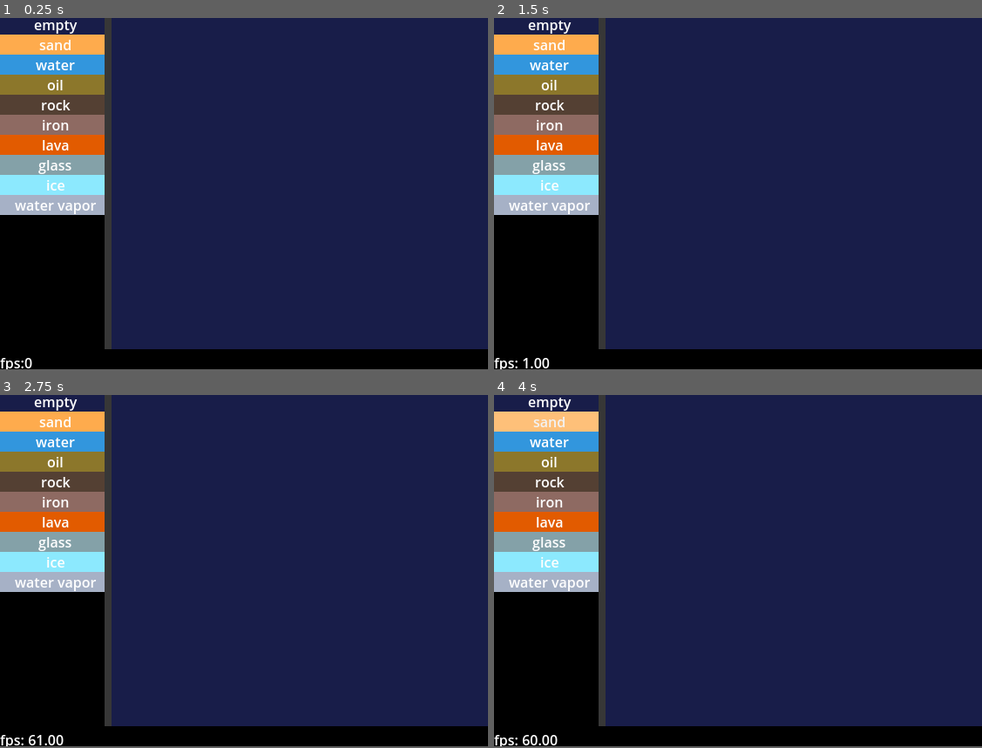
Above: before the commit, frames 1-4 (two rows, left to right).
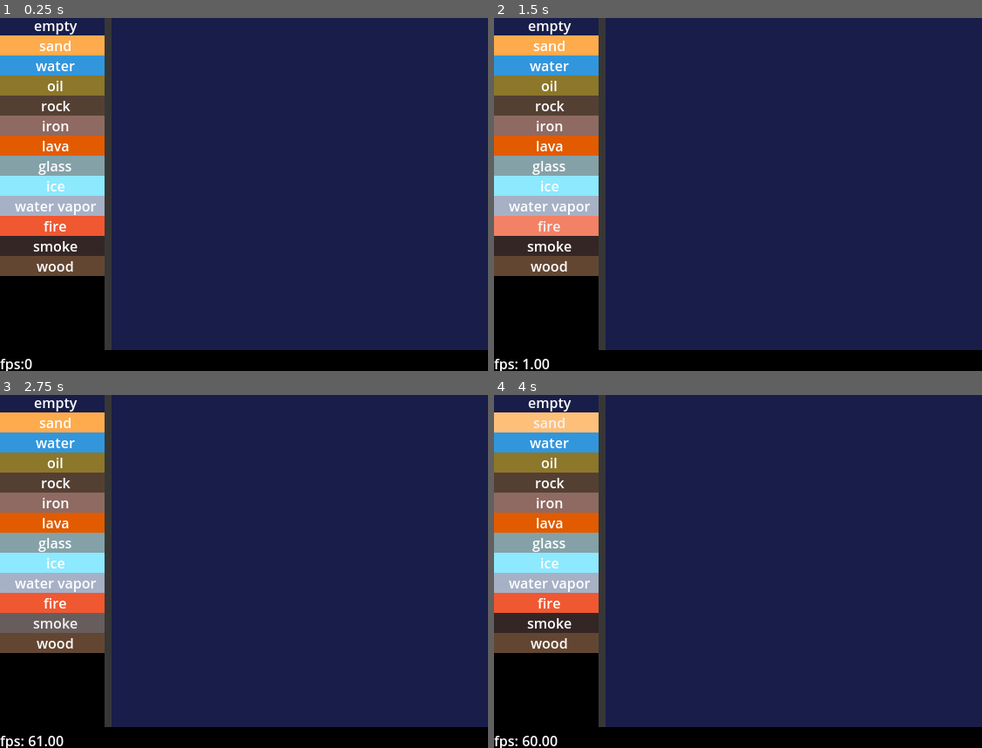
Above: after the commit, the same moments.

Repository: kiwijuice56/sand-spoon
Game: Godot game, scene res://main/main.tscn
The game is run twice, just before and just after one commit, with the same random seed, the same clock (stepped at 60 frames per second) and the same inputs.
Inputs (mouse positions are in pixels of both pictures, inside the frame that each line leads up to):
- Up to frame 1 (0.25 s): no input
- Up to frame 2 (1.5 s): click "empty" at 0.5 s; click (547, 226) at 1.25 s, where only the run after the commit has a clickable "fire"
- Up to frame 3 (2.75 s): click (53, 620) at 2 s, where only the run after the commit has a clickable "smoke"
- Up to frame 4 (4 s): click (547, 642) at 2.75 s, where only the run after the commit has a clickable "wood"; click "sand" at 3.5 s
In our replay, the window is 560x403 before the commit and 560x405 after it. These sizes can differ from the game's own. Grey fills any space a smaller window leaves; there, only what the larger window draws over its background counts as a difference.

The runs differ from the first frame. In frame 1, 5.2% of the frame differs, in the area x 0-100%, y 0-100%; in frame 2, 5.2%; in frame 3, 5.3%; in frame 4, 5.3%.

Commit message:
Fire and burning

Diff:
--- a/main/main.tscn
+++ b/main/main.tscn
@@ -16,6 +16,9 @@
 [ext_resource type="Resource" uid="uid://c7b8cfugwtddk" path="res://main/simulation/element/solid/glass.tres" id="12_21fqx"]
 [ext_resource type="Resource" uid="uid://bsleucppukqqv" path="res://main/simulation/element/solid/ice.tres" id="13_pqvew"]
 [ext_resource type="Resource" uid="uid://gj82jp5hguq" path="res://main/simulation/element/fluid/water_vapor.tres" id="14_vb41q"]
+[ext_resource type="Resource" uid="uid://bqaxylj8854bp" path="res://main/simulation/element/fluid/fire.tres" id="15_65xk6"]
+[ext_resource type="Resource" uid="uid://bgkbc65vhh6cn" path="res://main/simulation/element/fluid/smoke.tres" id="16_mq8vw"]
+[ext_resource type="Resource" uid="uid://cdqauikpfjgj3" path="res://main/simulation/element/solid/wood.tres" id="17_kc8vj"]
 
 [sub_resource type="Image" id="Image_6yi0h"]
 data = {
@@ -41,7 +44,7 @@
 [sub_resource type="Environment" id="Environment_f0vau"]
 background_mode = 3
 glow_enabled = true
-glow_intensity = 3.31
+glow_intensity = 1.8
 
 [node name="Main" type="Node"]
 
@@ -73,7 +76,7 @@
 simulation_size = Vector2i(72, 64)
 simulation_scale = 6
 chunk_size = 8
-elements = Array[ExtResource("2_55j5a")]([ExtResource("4_oq8 …(185 unchanged characters)… rce("13_pqvew"), ExtResource("14_vb41q")])
+elements = Array[ExtResource("2_55j5a")]([ExtResource("4_oq8 …(185 unchanged characters)… rce("13_pqvew"), ExtResource("14_vb41q"), ExtResource("15_65xk6"), ExtResource("16_mq8vw"), ExtResource("17_kc8vj")])
 
 [node name="Painter" type="Node" parent="VBoxContainer/HBoxContainer/Simulation" node_paths=PackedStringArray("sim", "selector")]
 script = ExtResource("3_3diiu")
--- /dev/null
+++ b/main/simulation/element/fluid/fire.tres
@@ -0,0 +1,29 @@
+[gd_resource type="Resource" script_class="Fluid" load_steps=4 format=3 uid="uid://bqaxylj8854bp"]
+
+[ext_resource type="Script" path="res://main/simulation/element/fluid/fluid.gd" id="1_h5mnf"]
+
+[sub_resource type="Gradient" id="Gradient_2iys2"]
+offsets = PackedFloat32Array(0, 0.995)
+colors = PackedColorArray(2, 0.72, 0.49, 1, 2.5, 1.2, 1, 1)
+
+[sub_resource type="GradientTexture1D" id="GradientTexture1D_x1jki"]
+gradient = SubResource("Gradient_2iys2")
+use_hdr = true
+
+[resource]
+script = ExtResource("1_h5mnf")
+color_gradient = SubResource("GradientTexture1D_x1jki")
+viscosity = 0.5
+density = 0.3
+gravity_down = false
+unique_name = "fire"
+ui_color = Color(0.94, 0.34592, 0.1974, 1)
+initial_temperature = 1900.0
+conductivity = 0.01
+high_heat_point = -1.0
+high_heat_transformation = "empty"
+low_heat_point = 1500.0
+low_heat_transformation = "smoke"
+decay_proportion = 0.06
+decay_transformation = "smoke"
+skip_proportion = 0.4
--- a/main/simulation/element/fluid/lava.tres
+++ b/main/simulation/element/fluid/lava.tres
@@ -2,26 +2,28 @@
 
 [ext_resource type="Script" path="res://main/simulation/element/fluid/fluid.gd" id="1_n3dfq"]
 
-[sub_resource type="Gradient" id="Gradient_iwa17"]
-offsets = PackedFloat32Array(0, 0.461347, 1)
-colors = PackedColorArray(1.1, 0.4, 0.184, 1, 1.25, 0.751, 0.35, 1, 1.7, 1.5, 1.5, 1)
+[sub_resource type="Gradient" id="Gradient_2iys2"]
+offsets = PackedFloat32Array(0, 0.995)
+colors = PackedColorArray(2, 0.72, 0.49, 1, 2.5, 1.2, 1, 1)
 
-[sub_resource type="GradientTexture1D" id="GradientTexture1D_05i4b"]
-gradient = SubResource("Gradient_iwa17")
+[sub_resource type="GradientTexture1D" id="GradientTexture1D_06wvk"]
+gradient = SubResource("Gradient_2iys2")
 use_hdr = true
 
 [resource]
 script = ExtResource("1_n3dfq")
-color_gradient = SubResource("GradientTexture1D_05i4b")
+color_gradient = SubResource("GradientTexture1D_06wvk")
 viscosity = 1.0
 density = 3100.0
 gravity_down = true
 unique_name = "lava"
 ui_color = Color(0.89, 0.356, 0, 1)
-skip_proportion = 0.6
 initial_temperature = 1300.0
 conductivity = 0.02
 high_heat_point = -1.0
 high_heat_transformation = "empty"
 low_heat_point = 600.0
 low_heat_transformation = "rock"
+decay_proportion = 0.0
+decay_transformation = "empty"
+skip_proportion = 0.6
--- a/main/simulation/element/fluid/oil.tres
+++ b/main/simulation/element/fluid/oil.tres
@@ -16,10 +16,12 @@
 gravity_down = true
 unique_name = "oil"
 ui_color = Color(0.55, 0.468967, 0.176, 1)
-skip_proportion = 0.3
 initial_temperature = 293.0
-conductivity = 0.5
-high_heat_point = -1.0
-high_heat_transformation = "empty"
+conductivity = 0.1
+high_heat_point = 500.0
+high_heat_transformation = "fire"
 low_heat_point = -1.0
 low_heat_transformation = "empty"
+decay_proportion = 0.0
+decay_transformation = "empty"
+skip_proportion = 0.3
--- /dev/null
+++ b/main/simulation/element/fluid/smoke.tres
@@ -0,0 +1,28 @@
+[gd_resource type="Resource" script_class="Fluid" load_steps=4 format=3 uid="uid://bgkbc65vhh6cn"]
+
+[ext_resource type="Script" path="res://main/simulation/element/fluid/fluid.gd" id="1_nrcfx"]
+
+[sub_resource type="Gradient" id="Gradient_6y87w"]
+colors = PackedColorArray(0.2, 0.146, 0.146, 1, 0.31, 0.2604, 0.2604, 1)
+
+[sub_resource type="GradientTexture1D" id="GradientTexture1D_ek3mb"]
+gradient = SubResource("Gradient_6y87w")
+use_hdr = true
+
+[resource]
+script = ExtResource("1_nrcfx")
+color_gradient = SubResource("GradientTexture1D_ek3mb")
+viscosity = 0.6
+density = 0.01
+gravity_down = false
+unique_name = "smoke"
+ui_color = Color(0.211765, 0.156863, 0.156863, 1)
+initial_temperature = 293.0
+conductivity = 0.01
+high_heat_point = -1.0
+high_heat_transformation = "empty"
+low_heat_point = -1.0
+low_heat_transformation = "empty"
+decay_proportion = 0.1
+decay_transformation = "empty"
+skip_proportion = 0.5
--- /dev/null
+++ b/main/simulation/element/solid/wood.tres
@@ -0,0 +1,25 @@
+[gd_resource type="Resource" script_class="Solid" load_steps=4 format=3 uid="uid://cdqauikpfjgj3"]
+
+[ext_resource type="Script" path="res://main/simulation/element/solid/solid.gd" id="1_2xjh7"]
+
+[sub_resource type="Gradient" id="Gradient_uj4rn"]
+offsets = PackedFloat32Array(0, 0.7525)
+colors = PackedColorArray(0.36, 0.26328, 0.1728, 1, 0.62, 0.43028, 0.3038, 1)
+
+[sub_resource type="GradientTexture1D" id="GradientTexture1D_l5dpd"]
+gradient = SubResource("Gradient_uj4rn")
+
+[resource]
+script = ExtResource("1_2xjh7")
+color_gradient = SubResource("GradientTexture1D_l5dpd")
+unique_name = "wood"
+ui_color = Color(0.39, 0.27534, 0.1989, 1)
+initial_temperature = 293.0
+conductivity = 0.05
+high_heat_point = 600.0
+high_heat_transformation = "fire"
+low_heat_point = -1.0
+low_heat_transformation = "empty"
+decay_proportion = 0.0
+decay_transformation = "empty"
+skip_proportion = 0.3
--- a/project.godot
+++ b/project.godot
@@ -23,9 +23,9 @@
 [display]
 
 window/size/viewport_width=560
-window/size/viewport_height=403
+window/size/viewport_height=405
 window/size/window_width_override=560
-window/size/window_height_override=403
+window/size/window_height_override=405
 window/stretch/mode="canvas_items"
 window/stretch/aspect="expand"
 window/vsync/vsync_mode=0
Not shown: 1 places in main/main.tscn that only renumber resources
